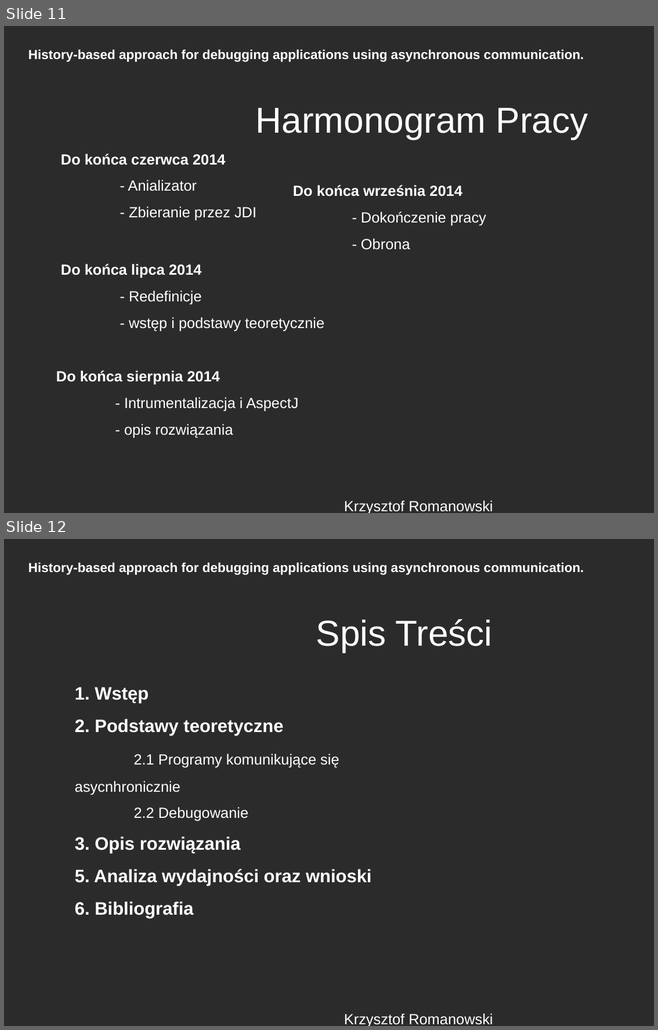
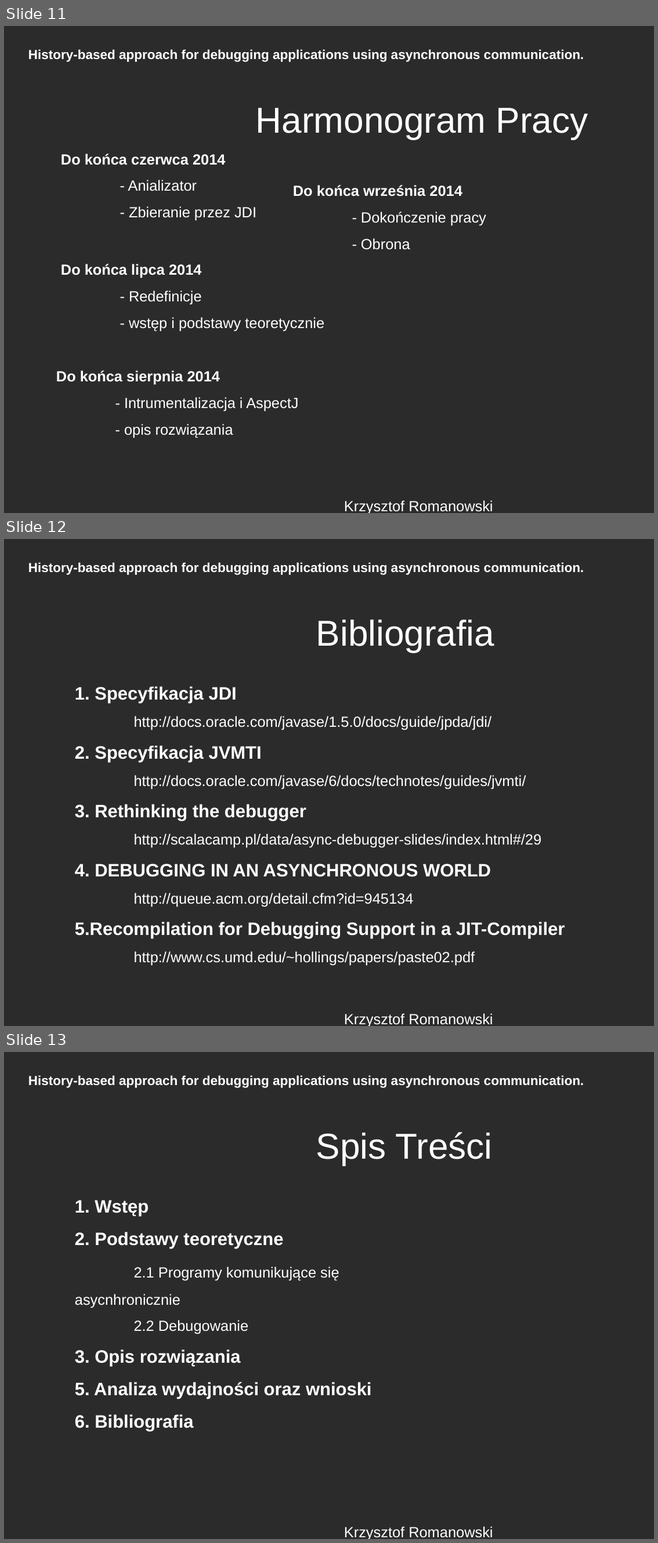
Before and after one commit to romanowski/asa, a slide deck: docs/prezentacja.odp. Shown one above the other, each under a label of ours: slides 11 and 12 before the commit, slides 11, 12 and 13 after it. The pictures are 658x1030 and 658x1543 pixels, drawn with LibreOffice and Linux fonts; fonts in the diff are those of the drawing; background and template pictures are left out; a plain dark background stands for a picture behind light text. Boxes give left, top, right and bottom in pixels: in the first picture for what was removed or moved away, otherwise in the second. Text is boxed around its words. In the diff, an @@ line names an element or a change of style, - is before the commit and + after.

Commit message:
bibliografia

```diff
--- a/docs/prezentacja.odp
+++ b/docs/prezentacja.odp
@@ slide 12 added at [4, 539, 654, 1026], background picture (left out) @@
@@ text added at [28, 562, 583, 575], 16 pt, text #FFFFFF, bold @@
+History-based approach for debugging applications using asynchronous communication.
@@ text added at [316, 620, 494, 652], 44 pt, text #FFFFFF @@
+Bibliografia
@@ text added at [75, 686, 565, 966], 18 pt, text #FFFFFF @@
+1. Specyfikacja JDI
+http://docs.oracle.com/javase/1.5.0/docs/guide/jpda/jdi/
+2. Specyfikacja JVMTI
+http://docs.oracle.com/javase/6/docs/technotes/guides/jvmti/
+3. Rethinking the debugger
+http://scalacamp.pl/data/async-debugger-slides/index.html#/29
+4. DEBUGGING IN AN ASYNCHRONOUS WORLD
+http://queue.acm.org/detail.cfm?id=945134
+5.Recompilation for Debugging Support in a JIT-Compiler
+http://www.cs.umd.edu/~hollings/papers/paste02.pdf
@@ text added at [344, 1013, 492, 1026], 18 pt, text #FFFFFF @@
+Krzysztof Romanowski
@@ what was slide 12 is now slide 13 @@
```
Also in this commit, not shown: 1 other file.
